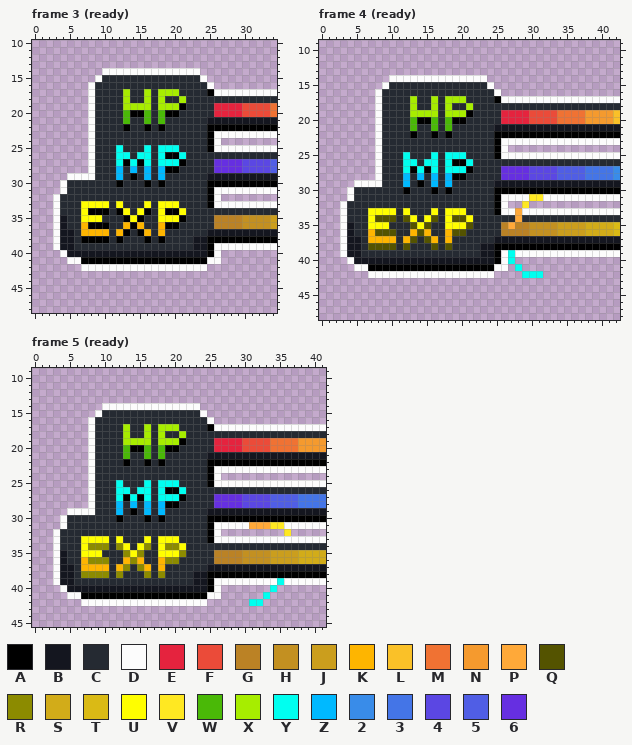
One commit to this pixel-art file: packages/client/src/assets/ui{m}/unit-stat-bars.aseprite. Above, as it was before the edit.
80x55 pixels, 13 frames. Colours within 5 levels of each other are drawn and written as one. Shown: frame 3 (ready): x 0..34, y 10..48; frame 4 (ready): x 0..42, y 9..48; frame 5 (ready): x 0..41, y 9..45. The commit also changed other frames or places, which this record leaves out.
Visible layers, top first: "fx", "base".
Palette (. is transparent): A #000000  B #14161f  C #252a32  D #fcfcfc  E #e5233e  F #eb4b39  G #bb8225  H #c39021  J #cb9e1d  K #feb500  L #fac128  M #f07233  N #f59a2e  P #ffa939  Q #545300  R #8c8b00  S #d2ac19  T #daba15  U #fffe00  V #ffe822  W #4ab907  X #a7ed00  Y #00fff0  Z #00b9ff  2 #398ce9  3 #4475e7  4 #5b47e3  5 #505ee5  6 #662fe1
Pixels before, frame 3 (ready), first column x 3:
14 .......DDDDDDDDDDDDDD...........
15 ......DCCCCCCCCCCCCCCD..........
16 .....DCCCCCCCCCCCCCCCCD.........
17 .....DCCCCXCCXCXXXCCCCADDDDDDDDD
18 .....DCCCCXCCXCXCCXCCCCCCCCCCCCC
19 .....DCCCCXXXXCXXXACCCCEEEEFFFFM
20 .....DCCCCWAAWCWAACCCCCEEEEFFFFM
21 .....DCCCCWCCWCWCCCCCCBBBBBBBBBB
22 .....DCCCCACCACACCCCCCAAAAAAAAAA
23 .....DCCCCCCCCCCCCCCCCADDDDDDDDD
24 .....DCCCCCCCCCCCCCCCCAD........
25 .....DCCCYCCCYCYYYCCCCADDDDDDDDD
26 .....DCCCYYCYYCYAAYCCCCCCCCCCCCC
27 .....DCCCYAYAYCYYYACCCC666644445
28 .....DCCCZCZCZCZAACCCCC666644445
29 ..DDDDCCCZCACZCZCCCCCCBBBBBBBBBB
30 .DCCCCCCCACCCACACCCCCCAAAAAAAAAA
31 .DCCCCCCCCCCCCCCCCCCCCADDDDDDDDD
32 DCCCCCCCCCCCCCCCCCCCCCAD........
33 DCCCUUUUCUCCCUCUUUCCCCADDDDDDDDD
34 DCCCUAAACAUCUACUAAUCCCCCCCCCCCCC
35 DBCCUUUCCCAUACCUUUACCCCGGGGHHHHJ
36 DBCCKAAACCKAKCCKAACCCCCGGGGHHHHJ
37 DBBCKKKKCKACAKCKCCCCCCBBBBBBBBBB
38 DBBCAAAACACCCACACCCCBBAAAAAAAAAA
39 DBBCCCCCCCCCCCCCCCCCBBADDDDDDDDD
40 .DBBBBBBBBBBBBBBBBBBBBAD........
41 ..DDAAAAAAAAAAAAAAAAAADD........
42 ....DDDDDDDDDDDDDDDDDD..........
Pixels before, frame 4 (ready), first column x 3:
14 .......DDDDDDDDDDDDDD...................
15 ......DCCCCCCCCCCCCCCD..................
16 .....DCCCCCCCCCCCCCCCCD.................
17 .....DCCCCXCCXCXXXCCCCADDDDDDDDDDDDDDDDD
18 .....DCCCCXCCXCXCCXCCCCCCCCCCCCCCCCCCCCC
19 .....DCCCCXXXXCXXXACCCCEEEEFFFFMMMMNNNNL
20 .....DCCCCWAAWCWAACCCCCEEEEFFFFMMMMNNNNL
21 .....DCCCCWCCWCWCCCCCCBBBBBBBBBBBBBBBBBB
22 .....DCCCCACCACACCCCCCAAAAAAAAAAAAAAAAAA
23 .....DCCCCCCCCCCCCCCCCADDDDDDDDDDDDDDDDD
24 .....DCCCCCCCCCCCCCCCCAD................
25 .....DCCCYCCCYCYYYCCCCADDDDDDDDDDDDDDDDD
26 .....DCCCYYCYYCYAAYCCCCCCCCCCCCCCCCCCCCC
27 .....DCCCYAYAYCYYYACCCC66664444555533332
28 .....DCCCZCZCZCZAACCCCC66664444555533332
29 ..DDDDCCCZCACZCZCCCCCCBBBBBBBBBBBBBBBBBB
30 .DCCCCCCCACCCACACCCCCCAAAAAAAAAAAAAAAAAA
31 .DCCCCCCCCCCCCCCCCCCCCADDDDVVDDDDDDDDDDD
32 DCCCCCCCCCCCCCCCCCCCCCAD..V.............
33 DCCCUUUUCUCCCUCUUUCCCCADDPDDDDDDDDDDDDDD
34 DCCCUQQQCQUCUQCUQQUCCCCCCPCCCCCCCCCCCCCC
35 DBCCUUUCCCQUQCCUUUQCCCCGPGGHHHHJJJJSSSST
36 DBCCKQQQCCKQKCCKQQCCCCCGGGGHHHHJJJJSSSST
37 DBBCKKKKCKQCQKCKCCCCCCBBBBBBBBBBBBBBBBBB
38 DBBCQQQQCQCCCQCQCCCCBBAAAAAAAAAAAAAAAAAA
39 DBBCCCCCCCCCCCCCCCCCBBADYDDDDDDDDDDDDDDD
40 .DBBBBBBBBBBBBBBBBBBBBADY...............
41 ..DDAAAAAAAAAAAAAAAAAADD.Y..............
42 ....DDDDDDDDDDDDDDDDDD....YYY...........
Pixels before, frame 5 (ready), first column x 3:
14 .......DDDDDDDDDDDDDD..................
15 ......DCCCCCCCCCCCCCCD.................
16 .....DCCCCCCCCCCCCCCCCD................
17 .....DCCCCXCCXCXXXCCCCADDDDDDDDDDDDDDDD
18 .....DCCCCXCCXCXCCXCCCCCCCCCCCCCCCCCCCC
19 .....DCCCCXXXXCXXXACCCCEEEEFFFFMMMMNNNN
20 .....DCCCCWAAWCWAACCCCCEEEEFFFFMMMMNNNN
21 .....DCCCCWCCWCWCCCCCCBBBBBBBBBBBBBBBBB
22 .....DCCCCACCACACCCCCCAAAAAAAAAAAAAAAAA
23 .....DCCCCCCCCCCCCCCCCADDDDDDDDDDDDDDDD
24 .....DCCCCCCCCCCCCCCCCAD...............
25 .....DCCCYCCCYCYYYCCCCADDDDDDDDDDDDDDDD
26 .....DCCCYYCYYCYAAYCCCCCCCCCCCCCCCCCCCC
27 .....DCCCYAYAYCYYYACCCC6666444455553333
28 .....DCCCZCZCZCZAACCCCC6666444455553333
29 ..DDDDCCCZCACZCZCCCCCCBBBBBBBBBBBBBBBBB
30 .DCCCCCCCACCCACACCCCCCAAAAAAAAAAAAAAAAA
31 .DCCCCCCCCCCCCCCCCCCCCADDDDDPPPVVDDDDDD
32 DCCCCCCCCCCCCCCCCCCCCCAD.........V.....
33 DCCCUUUUCUCCCUCUUUCCCCADDDDDDDDDDDDDDDD
34 DCCCURRRCRUCURCURRUCCCCCCCCCCCCCCCCCCCC
35 DBCCUUUCCCRURCCUUURCCCCGGGGHHHHJJJJSSSS
36 DBCCKRRRCCKRKCCKRRCCCCCGGGGHHHHJJJJSSSS
37 DBBCKKKKCKRCRKCKCCCCCCBBBBBBBBBBBBBBBBB
38 DBBCRRRRCRCCCRCRCCCCBBAAAAAAAAAAAAAAAAA
39 DBBCCCCCCCCCCCCCCCCCBBADDDDDDDDDYDDDDDD
40 .DBBBBBBBBBBBBBBBBBBBBAD.......Y.......
41 ..DDAAAAAAAAAAAAAAAAAADD......Y........
42 ....DDDDDDDDDDDDDDDDDD......YY.........
After the commit:
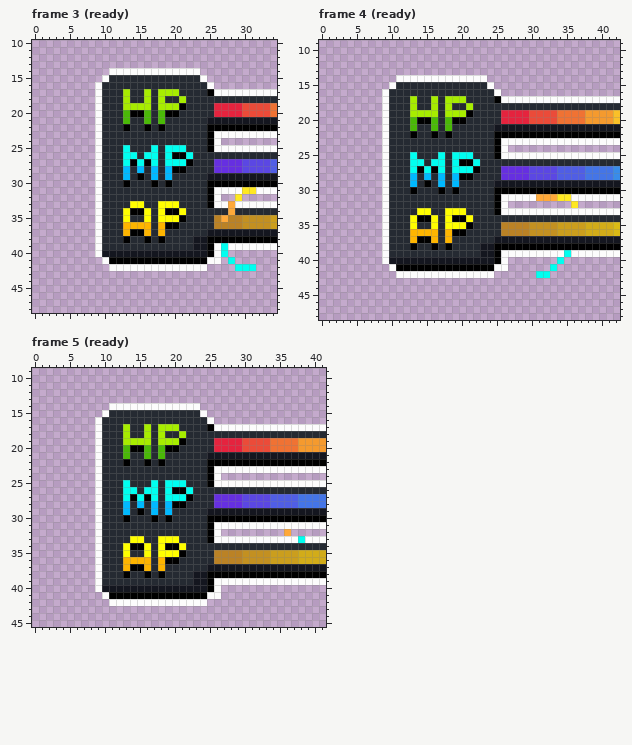
Edits made:
Changed rows in their new state; - is an unchanged pixel.
Frame 3 (ready), layers "fx", "base":
first column x 3:
14 -------.---------------------
15 ------.D---------------------
16 -----.D----------------------
17 -----.D----------------------
18 -----.D----------------------
19 -----.D----------------------
20 -----.D----------------------
21 -----.D----------------------
22 -----.D----------------------
23 -----.D----------------------
24 -----.D----------------------
25 -----.D--CY--CYC--Y----------
26 -----.D--C-YC-YCY-AY---------
27 -----.D--CYAYAYC--YA---------
28 -----.D--CZCZCZCZ-A----------
29 --....D--CZCACZCZ------------
30 -.....D--CA--CACA------------
31 -.....D--------------------VV
32 ......D-------------------V--
33 ......DC-C-UUC-----------P---
34 ......DC-C-AAU-----------P---
35 ......D---UCCU----------P----
36 ......DC---K-K---------------
37 ......DC-CKA-----------------
38 ......DC-CA------------------
39 ......D-----------------Y----
40 -.....D-----------------Y----
41 --.....D-----------------Y---
42 ----....------------------YYY
Frame 4 (ready), layers "fx", "base":
first column x 3:
14 -------.--------------------------
15 ------.D--------------------------
16 -----.D---------------------------
17 -----.D---------------------------
18 -----.D---------------------------
19 -----.D---------------------------
20 -----.D---------------------------
21 -----.D---------------------------
22 -----.D---------------------------
23 -----.D---------------------------
24 -----.D---------------------------
25 -----.D--CY--CYC--Y---------------
26 -----.D--C-YC-YCY-AY--------------
27 -----.D--CYAYAYC--YA--------------
28 -----.D--CZCZCZCZ-A---------------
29 --....D--CZCACZCZ-----------------
30 -.....D--CA--CACA-----------------
31 -.....D--------------------DPPPVV-
32 ......D-------------------.------V
33 ......DC-C-UUC-----------D--------
34 ......DC-C-AAU--AA-------C--------
35 ......D---UCCU----A-----G---------
36 ......DC---K-K--AA----------------
37 ......DC-CKAA---------------------
38 ......DC-CA--A-A------------------
39 ......D-----------------D-------Y-
40 -.....D-----------------.------Y--
41 --.....D-----------------.----Y---
42 ----....------------------..-Y----
Frame 5 (ready), layers "fx", "base":
first column x 3:
14 -------.----------------------------
15 ------.D----------------------------
16 -----.D-----------------------------
17 -----.D-----------------------------
18 -----.D-----------------------------
19 -----.D-----------------------------
20 -----.D-----------------------------
21 -----.D-----------------------------
22 -----.D-----------------------------
23 -----.D-----------------------------
24 -----.D-----------------------------
25 -----.D--CY--CYC--Y-----------------
26 -----.D--C-YC-YCY-AY----------------
27 -----.D--CYAYAYC--YA----------------
28 -----.D--CZCZCZCZ-A-----------------
29 --....D--CZCACZCZ-------------------
30 -.....D--CA--CACA-------------------
31 -.....D---------------------DDDDD---
32 ......D--------------------------P--
33 ......DC-C-UUC---------------------Y
34 ......DC-C-AAU--AA------------------
35 ......D---UCCU----A-----------------
36 ......DC---K-K--AA------------------
37 ......DC-CKAA-----------------------
38 ......DC-CA--A-A--------------------
39 ......D-------------------------D---
40 -.....D------------------------.----
41 --.....D----------------------.-----
42 ----....--------------------..------
Where, in picture pixels (left, top, right, bottom), the same in both pictures:
changed: (53, 68, 193, 271)
changed: (221, 187, 256, 271)
changed: (340, 75, 480, 278)
changed: (508, 194, 578, 229)
changed: (508, 250, 571, 278)
changed: (53, 403, 193, 606)
changed: (249, 522, 305, 543)
changed: (249, 578, 284, 606)
